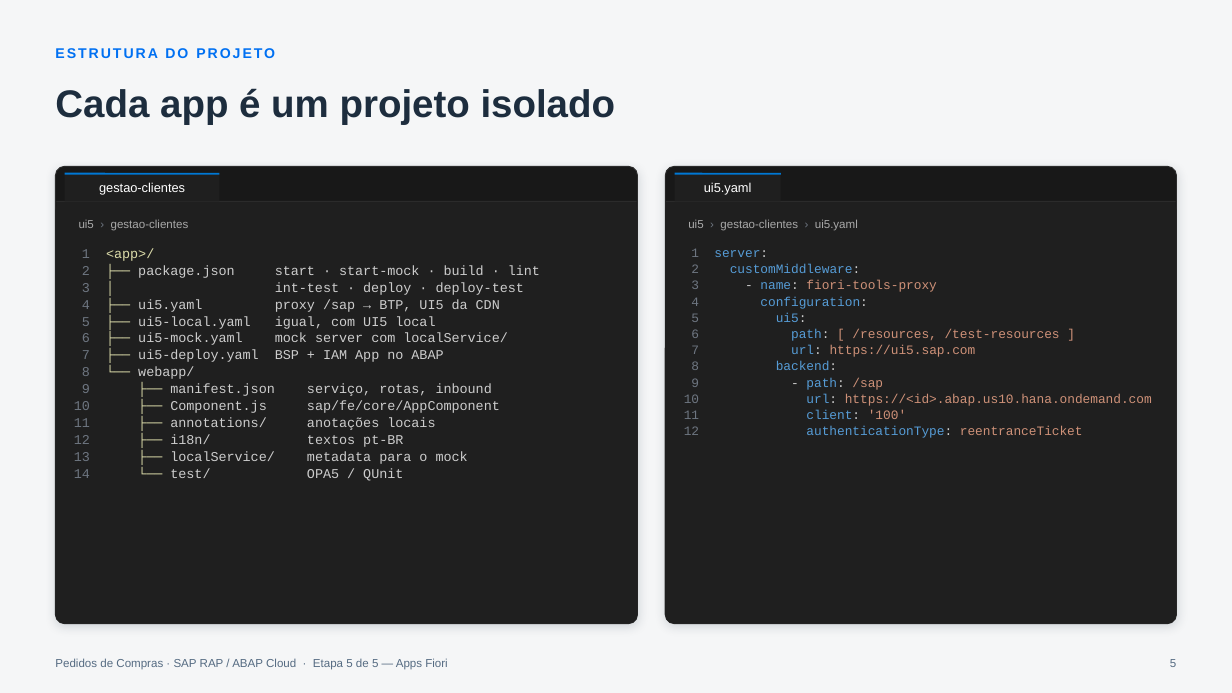
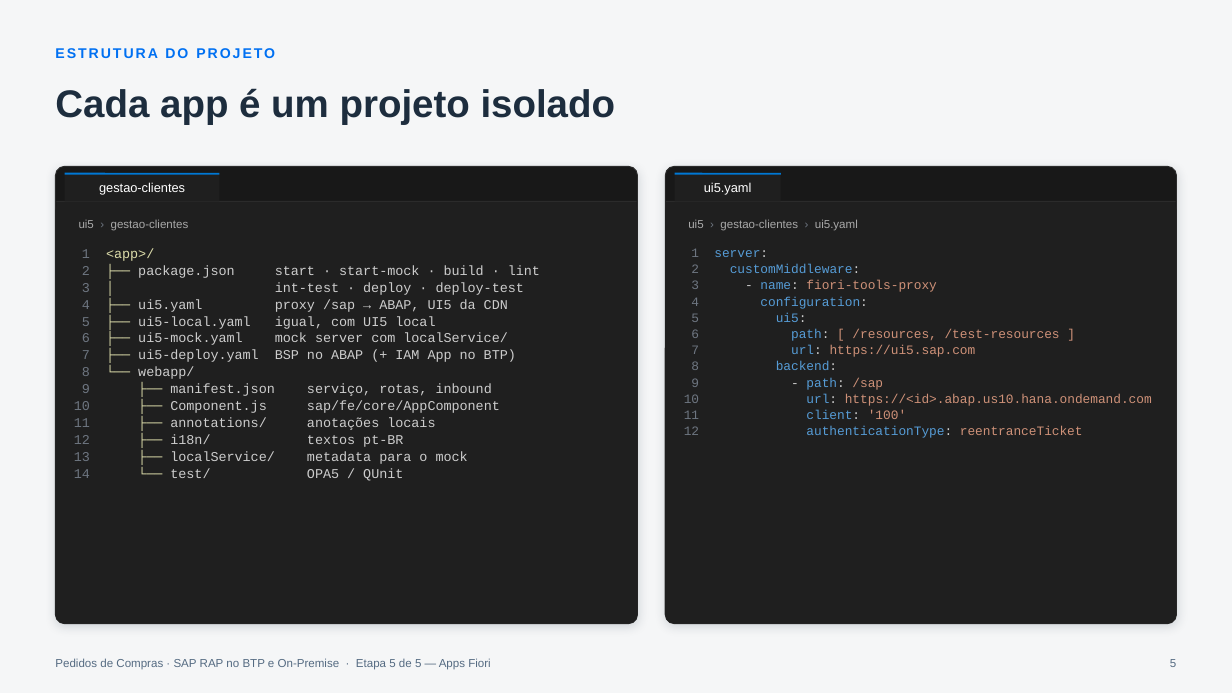
Before and after one commit to AdrianoBispo/sap-abap-rap-pedidos-de-compras-app, a slide deck: slide 5 of docs/apresentacoes/05-apps-fiori.pptx. Drawn at 1232x693 pixels with LibreOffice and Linux fonts; fonts in the diff are those of the drawing. Boxes give left, top, right and bottom in pixels: in the first picture for what was removed or moved away, otherwise in the second. Text is boxed around its words. In the diff, an @@ line names an element or a change of style, - is before the commit and + after.

```diff
--- a/docs/apresentacoes/05-apps-fiori.pptx
+++ b/docs/apresentacoes/05-apps-fiori.pptx
@@ text at (138,299,508,312): text changed @@
-4 ├── ui5.yaml proxy /sap → BTP, UI5 da CDN
+4 ├── ui5.yaml proxy /sap → ABAP, UI5 da CDN
@@ text at (138,350,516,362): text changed @@
-7 ├── ui5-deploy.yaml BSP + IAM App no ABAP
+7 ├── ui5-deploy.yaml BSP no ABAP (+ IAM App no BTP)
@@ text at (55,658,490,670): text changed @@
-Pedidos de Compras · SAP RAP / ABAP Cloud · Etapa 5 de 5 — Apps Fiori
+Pedidos de Compras · SAP RAP no BTP e On-Premise · Etapa 5 de 5 — Apps Fiori
```
Also in this commit, not shown: 22 other slides changed, 4 other files.
